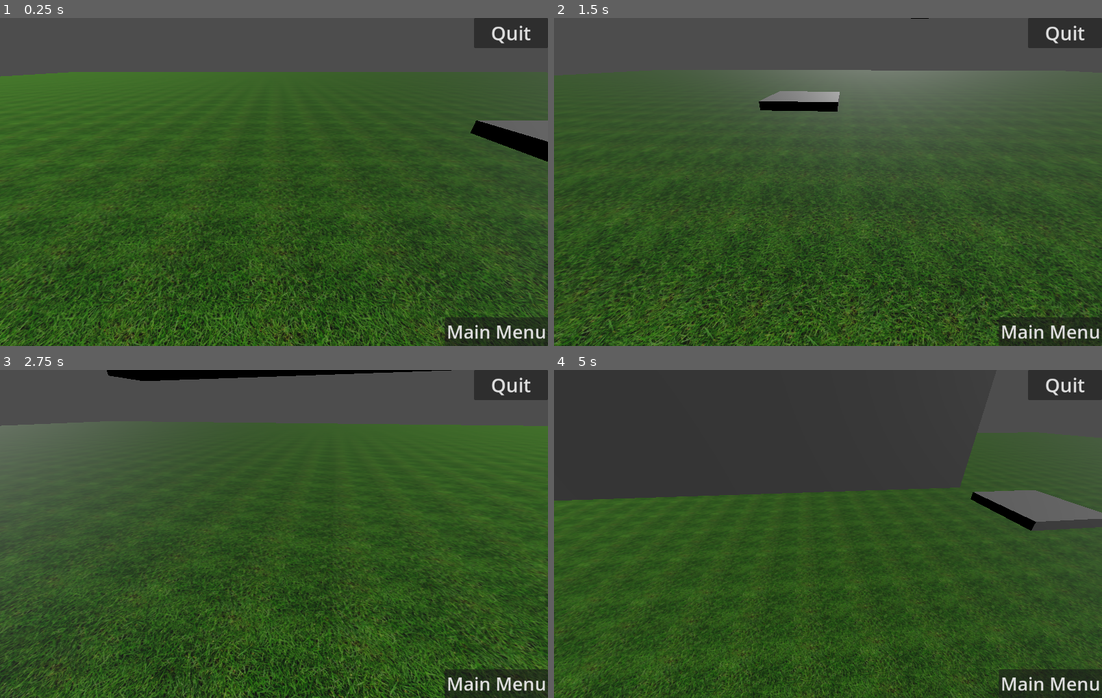
Above: before the commit, frames 1-4 (two rows, left to right).
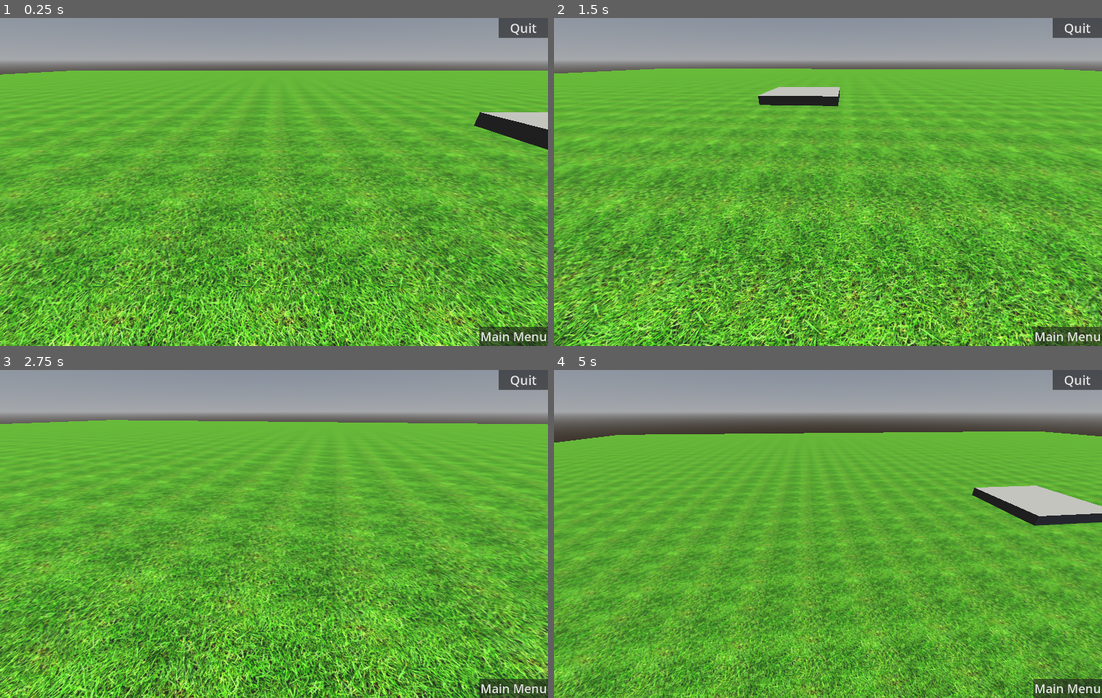
Above: after the commit, the same moments.

Repository: TheQuantifier/Isekai-Dungeons
Game: Godot game, scene res://scenes/game_world/game_world.tscn
Same seed, same stepped clock (60 frames per second), same inputs: the game is played once before the commit and once after it. This scene is started directly instead of the project's main scene.
Inputs:
- Up to frame 1 (0.25 s): no input
- Up to frame 2 (1.5 s): tap Enter at 0.5 s; hold Right (move_right) 0.53-1.28 s; hold Shift (crouch) 0.53-1.28 s; tap Space (jump) at 0.77 s; hold S (move_back) from 1.28 s (still down); tap Shift (crouch) at 1.35 s
- Up to frame 3 (2.75 s): tap Space (jump) at 1.52 s; release S (move_back) at 2.03 s; hold Right (move_right) from 2.03 s (still down); hold Shift (crouch) from 2.03 s (still down)
- Up to frame 4 (5 s): release Right (move_right) at 2.78 s; release Shift (crouch) at 2.78 s; hold W (move_forward) 2.78-3.53 s; tap Shift (crouch) at 2.85, 4.35 s; tap Space (jump) at 3.02, 3.77, 4.52 s; hold Shift (crouch) 3.53-4.28 s; hold Left (move_left) from 3.53 s (still down)

The runs differ from the first frame. In frame 1, 96% of the frame differs, in the area x 0-100%, y 0-100%; in frame 2, 96%; in frame 3, 96%; in frame 4, 96%.
Error in both runs: Invalid access to property or key 'model_path' on a base object of type 'Nil'. (res://scenes/game_world/player.gd:22)

Commit message:
Added sky, sun with light source, and shading (esp. character shading).

Diff:
--- a/data/characters/john.tres
+++ b/data/characters/john.tres
@@ -7,8 +7,8 @@
 script = ExtResource("2_5vobn")
 char_id = "john"
 char_age = 15.0
-gender = "male"
-model_path = "res://assets/character_models/scenes/male/y_bot.tscn"
+gender = "female"
+model_path = "res://assets/character_models/scenes/female/x_bot.tscn"
 current_health = 150
 gold = 1200
 equipped_items = Array[ExtResource("1_phn4y")]([])
--- a/project.godot
+++ b/project.godot
@@ -23,8 +23,8 @@
 
 [display]
 
-window/size/viewport_width=1200
-window/size/viewport_height=720
+window/size/viewport_width=1800
+window/size/viewport_height=1080
 window/stretch/mode="viewport"
 
 [input]
@@ -63,6 +63,11 @@
 "events": [Object(InputEventKey,"resource_local_to_scene":false,"resource_name":"","device":-1,"window_id":0,"alt_press …(195 unchanged characters)…
 ]
 }
+select={
+"deadzone": 0.2,
+"events": [Object(InputEventKey,"resource_local_to_scene":false,"resource_name":"","device":-1,"window_id":0,"alt_pressed":false,"shift_pressed":false,"ctrl_pressed":false,"meta_pressed":false,"pressed":false,"keycode":0,"physical_keycode":4194309,"key_label":0,"unicode":0,"location":0,"echo":false,"script":null)
+]
+}
 
 [rendering]
 
--- a/scenes/game_world/game_world.gd
+++ b/scenes/game_world/game_world.gd
@@ -5,18 +5,66 @@
 @onready var camera_pivot: Node3D = $CameraPivot
 @onready var camera: Camera3D = $CameraPivot/Camera3D
 
-@warning_ignore("unused_parameter")
-func _process(delta: float) -> void:
+@onready var sun_pivot: Node3D = $SunPivot
+@onready var visible_sun: MeshInstance3D = $SunPivot/VisibleSun
+@onready var sun_light: DirectionalLight3D = $SunPivot/DirectionalLight3D
+@onready var world_env: WorldEnvironment = $WorldEnvironment
+
+const SUN_DISTANCE: float = 1000.0
+const SUN_ELEVATION_DEGREES: float = -90.0
+const SUN_AZIMUTH_DEGREES: float = -45.0
+
+func _ready() -> void:
+	# ☀️ Make the sun visible and properly directional
+	sun_light.light_energy = 1.0  # ← your requested value
+	sun_light.light_color = Color(1.0, 0.95, 0.85)
+	sun_light.shadow_enabled = true
+	sun_light.shadow_bias = 0.05
+	sun_light.shadow_normal_bias = 0.5
+
+	# 🌎 Adjust environment exposure to help sunlight show better
+	var env = world_env.environment
+	env.adjustment_enabled = true
+	env.set("adjustment/exposure", 1.5)
+
+	# 🌤️ Optional: reduce ambient light if it overpowers the sun
+	env.ambient_light_energy = 0.5
+	env.ambient_light_sky_contribution = 0.5
+
+	# ✨ Add glow to the visible sun (mesh)
+	var mat := StandardMaterial3D.new()
+	mat.emission_enabled = true
+	mat.emission = Color(1.0, 0.85, 0.5)
+	mat.emission_energy = 10.0
+	mat.shading_mode = StandardMaterial3D.SHADING_MODE_UNSHADED
+	visible_sun.set_surface_override_material(0, mat)
+
+func _process(_delta: float) -> void:
+	# Update camera position
 	var player_transform = player.global_transform
-
-	# Offset behind and above the player, based on their forward direction
-	var back_offset = -player_transform.basis.z.normalized() * 3.5  # 2 units behind
-	var up_offset = Vector3.UP * 2.0                               # 2 units up
+	var back_offset = -player_transform.basis.z.normalized() * 3.5
+	var up_offset = Vector3.UP * 2.0
 	var camera_position = player_transform.origin + back_offset + up_offset
-
 	camera_pivot.global_position = camera_position
 	camera.look_at(player_transform.origin, Vector3.UP)
 
+	# Update sun direction and position
+	var elevation_rad = deg_to_rad(SUN_ELEVATION_DEGREES)
+	var azimuth_rad = deg_to_rad(SUN_AZIMUTH_DEGREES)
+
+	var sun_direction = Vector3(
+		cos(elevation_rad) * cos(azimuth_rad),
+		sin(elevation_rad),
+		cos(elevation_rad) * sin(azimuth_rad)
+	).normalized()
+
+	var fallback_up = Vector3(0, 0, 1)
+	var up_vector = Vector3.UP
+	if abs(sun_direction.dot(Vector3.UP)) > 0.99:
+		up_vector = fallback_up
+
+	sun_pivot.look_at(sun_pivot.global_transform.origin + sun_direction, up_vector)
+	visible_sun.global_position = sun_direction * SUN_DISTANCE
 
 func _on_main_menu_pressed() -> void:
 	game_manager.go_to_main_menu()
--- a/scenes/game_world/game_world.tscn
+++ b/scenes/game_world/game_world.tscn
@@ -10,6 +10,17 @@
 [sub_resource type="BoxMesh" id="BoxMesh_mjgxe"]
 size = Vector3(4, 1, 4)
 
+[sub_resource type="ProceduralSkyMaterial" id="ProceduralSkyMaterial_mjgxe"]
+
+[sub_resource type="Sky" id="Sky_yb5st"]
+sky_material = SubResource("ProceduralSkyMaterial_mjgxe")
+
+[sub_resource type="Environment" id="Environment_6sh6l"]
+background_mode = 2
+sky = SubResource("Sky_yb5st")
+
+[sub_resource type="SphereMesh" id="SphereMesh_mjgxe"]
+
 [node name="GameWorld" type="Node3D"]
 script = ExtResource("1_mjgxe")
 
@@ -17,13 +28,6 @@
 
 [node name="Player" parent="." instance=ExtResource("2_mjgxe")]
 transform = Transform3D(1, 0, 0, 0, 1, 0, 0, 0, 1, 7, 0, 2)
-
-[node name="Sun" type="DirectionalLight3D" parent="."]
-transform = Transform3D(-0.172429, 0.320698, -0.931354, -0.120874, 0.931482, 0.34312, 0.977578, 0.17174, -0.12185, -27.1239, 18.1802, -7.18763)
-
-[node name="Wall" type="CSGBox3D" parent="."]
-transform = Transform3D(1, 0, 0, 0, 1, 0, 0, 0, 1, 11, 5.5, 0)
-size = Vector3(10, 5, 1)
 
 [node name="CameraPivot" type="Node3D" parent="."]
 transform = Transform3D(1, 0, 0, 0, 1, 0, 0, 0, 1, 7, 1, 2)
@@ -61,4 +65,18 @@
 mesh = SubResource("BoxMesh_mjgxe")
 skeleton = NodePath("../CollisionShape3D")
 
+[node name="WorldEnvironment" type="WorldEnvironment" parent="."]
+environment = SubResource("Environment_6sh6l")
+
+[node name="SunPivot" type="Node3D" parent="."]
+transform = Transform3D(1, 0, 0, 0, 1, 0, 0, 0, 1, -159, 0, 0)
+
+[node name="VisibleSun" type="MeshInstance3D" parent="SunPivot"]
+transform = Transform3D(0.258819, 0, 0.965926, 0, 1, 0, -0.965926, 0, 0.258819, 0, 0, 0)
+mesh = SubResource("SphereMesh_mjgxe")
+skeleton = NodePath("../..")
+
+[node name="DirectionalLight3D" type="DirectionalLight3D" parent="SunPivot"]
+shadow_enabled = true
+
 [connection signal="pressed" from="Main Menu CanvasLayer/VBoxContainer/Main Menu" to="." method="_on_main_menu_pressed"]
--- a/scenes/game_world/player.tscn
+++ b/scenes/game_world/player.tscn
@@ -3,7 +3,6 @@
 [ext_resource type="Script" uid="uid://b2ed8ehahjgmq" path="res://scenes/game_world/player.gd" id="1_j2pnm"]
 
 [sub_resource type="CapsuleShape3D" id="CapsuleShape3D_4kb1o"]
-height = 2.53737
 
 [node name="Player" type="CharacterBody3D"]
 script = ExtResource("1_j2pnm")
--- a/ui/login_page/login_page.tscn
+++ b/ui/login_page/login_page.tscn
@@ -32,49 +32,49 @@
 [node name="VBoxContainer" type="Node" parent="CenterContainer"]
 
 [node name="UsernameField" type="LineEdit" parent="CenterContainer/VBoxContainer"]
-offset_left = 448.0
-offset_top = 400.0
-offset_right = 768.0
-offset_bottom = 450.0
-theme_override_font_sizes/font_size = 30
+offset_left = 680.0
+offset_top = 664.0
+offset_right = 1112.0
+offset_bottom = 738.0
+theme_override_font_sizes/font_size = 50
 placeholder_text = "Enter Username"
 
 [node name="StartGameButton" type="Button" parent="CenterContainer/VBoxContainer"]
-offset_left = 480.0
-offset_top = 464.0
-offset_right = 706.0
-offset_bottom = 527.0
+offset_left = 736.0
+offset_top = 808.0
+offset_right = 1064.0
+offset_bottom = 885.0
 theme_override_fonts/font = SubResource("SystemFont_06t4h")
-theme_override_font_sizes/font_size = 40
+theme_override_font_sizes/font_size = 50
 disabled = true
 text = "Start Game"
 
 [node name="Node" type="Node" parent="CenterContainer"]
 
 [node name="GameNameLabel" type="Label" parent="CenterContainer/Node"]
-offset_left = 368.0
-offset_top = 264.0
-offset_right = 856.0
-offset_bottom = 487.0
+offset_left = 528.0
+offset_top = 392.0
+offset_right = 1264.0
+offset_bottom = 568.0
 theme_override_fonts/font = SubResource("SystemFont_rhts7")
-theme_override_font_sizes/font_size = 80
+theme_override_font_sizes/font_size = 120
 text = "Dungeon101"
 
 [node name="Logo" type="TextureRect" parent="CenterContainer/Node"]
 anchors_preset = 5
 anchor_left = 0.5
 anchor_right = 0.5
-offset_left = -112.0
-offset_top = 48.0
-offset_right = 113.0
-offset_bottom = 273.0
+offset_left = -164.0
+offset_top = 64.0
+offset_right = 156.0
+offset_bottom = 368.0
 grow_horizontal = 2
 texture = ExtResource("2_1lji1")
 
 [node name="Background image" type="TextureRect" parent="."]
 layout_mode = 2
-offset_right = 1200.0
-offset_bottom = 720.0
+offset_right = 1800.0
+offset_bottom = 1080.0
 texture = ExtResource("3_1lji1")
 
 [connection signal="text_changed" from="CenterContainer/VBoxContainer/UsernameField" to="." method="_on_username_field_text_changed"]
--- a/ui/main_menu/main_menu.tscn
+++ b/ui/main_menu/main_menu.tscn
@@ -36,27 +36,28 @@
 
 [node name="PlayButton" type="Button" parent="CanvasLayer/UI/CenterContainer/VBoxContainer"]
 layout_mode = 2
-theme_override_font_sizes/font_size = 40
+theme_override_font_sizes/font_size = 50
 text = "Play"
 
 [node name="Edit CharacterButton" type="Button" parent="CanvasLayer/UI/CenterContainer/VBoxContainer"]
 layout_mode = 2
-theme_override_font_sizes/font_size = 40
+theme_override_font_sizes/font_size = 50
 text = "Edit Character"
 
 [node name="ViewStatsButton" type="Button" parent="CanvasLayer/UI/CenterContainer/VBoxContainer"]
 layout_mode = 2
-theme_override_font_sizes/font_size = 40
+theme_override_font_sizes/font_size = 50
 text = "View Stats"
 
 [node name="LogOutButton" type="Button" parent="CanvasLayer/UI/CenterContainer/VBoxContainer"]
 layout_mode = 2
-theme_override_font_sizes/font_size = 40
+theme_override_font_sizes/font_size = 50
 text = "Log Out"
 
 [node name="Background image" type="TextureRect" parent="."]
-offset_right = 1200.0
-offset_bottom = 720.0
+layout_mode = 0
+offset_right = 1800.0
+offset_bottom = 1080.0
 texture = ExtResource("2_mu8pm")
 
 [connection signal="pressed" from="CanvasLayer/UI/CenterContainer/VBoxContainer/PlayButton" to="." method="_on_play_pressed"]
Not shown: 1 places in scenes/game_world/game_world.tscn that only renumber resources
